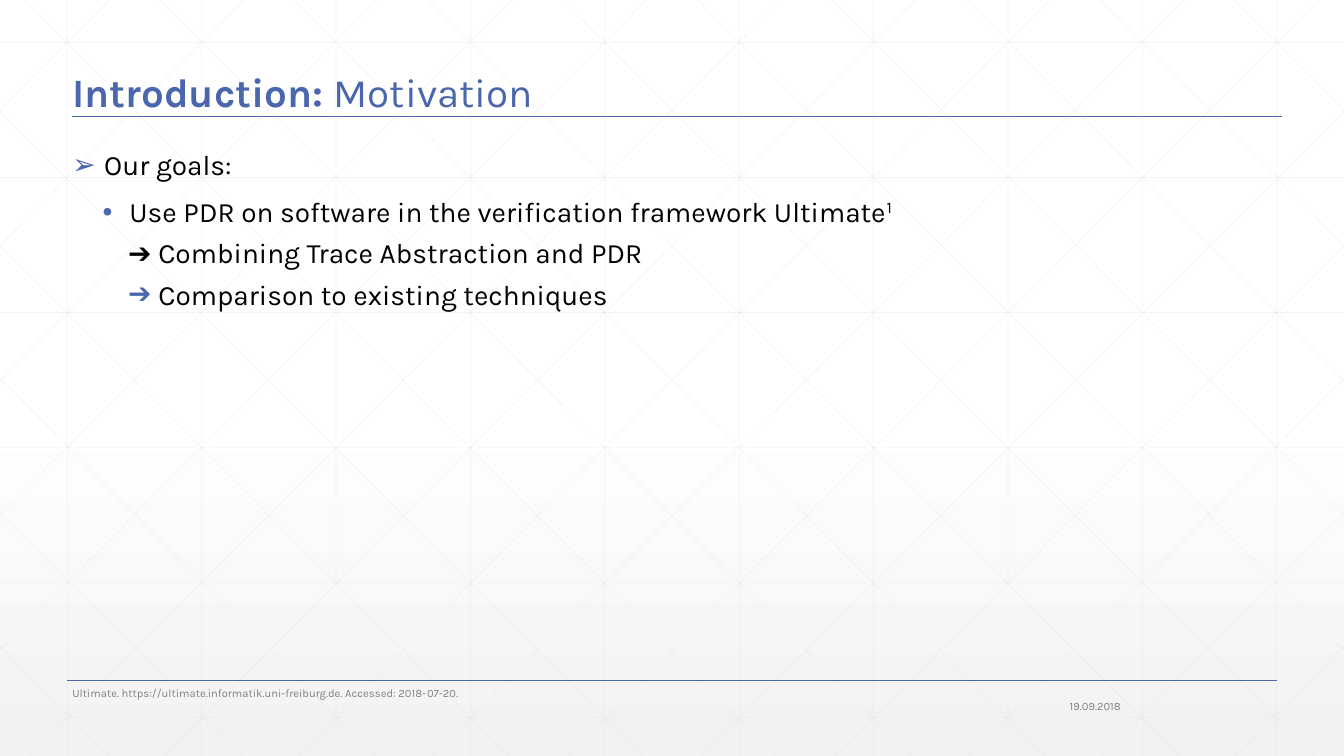
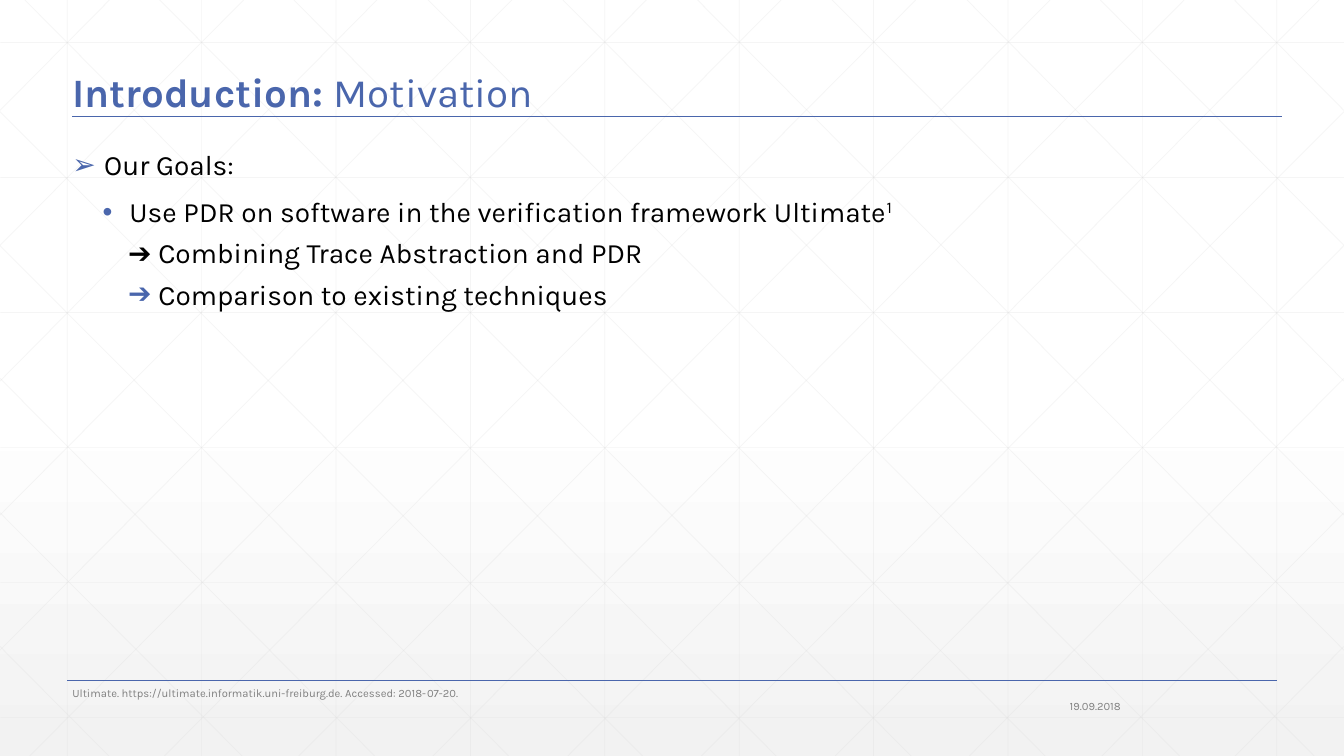
Before and after one commit to JonasWerner/BachelorThesis, a slide deck: slide 5 of Presentation/pdr_presentation_v2.pptx. Drawn at 1344x756 pixels with LibreOffice and Linux fonts; fonts in the diff are those of the drawing. Boxes give left, top, right and bottom in pixels: in the first picture for what was removed or moved away, otherwise in the second. Text is boxed around its words. In the diff, an @@ line names an element or a change of style, - is before the commit and + after.

```diff
--- a/Presentation/pdr_presentation_v2.pptx
+++ b/Presentation/pdr_presentation_v2.pptx
@@ text at (104, 156, 234, 176): text changed @@
-➢ Our goals:
+➢ Our Goals:
```
Also in this commit, not shown: 2 other slides changed, 2 slides added, 1 other file.
